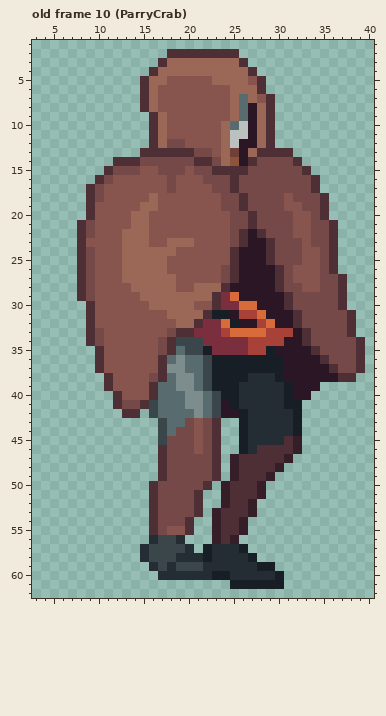
Two versions of one pixel-art file, Personal_Roberto/ASEPRITE/1. Liora/Liora_Cangrejo.aseprite. The first picture shows the starting point.
64x64 pixels, 10 frames. Shown: old frame 10 (ParryCrab): x 3..40, y 1..62. The commit also changed other frames, which this record leaves out.
After the commit:
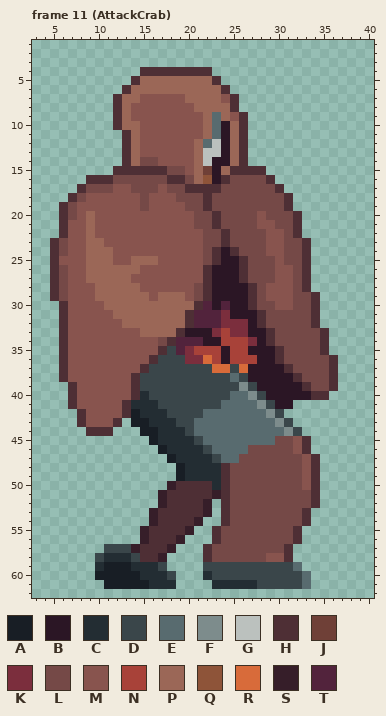
Palette (. is transparent): A #181e25  B #2b1625  C #232d33  D #3a464a  E #586b6f  F #7d8c8c  G #bbc1be  H #4e2f35  J #6f4037  K #7b2e3d  L #754947  M #88544e  N #a84239  P #9b6757  Q #8e5439  R #d86b3a  S #361e29  T #52233c
A new or re-ordered frame is compared with the old frame closest to it.
Message: LioraCrab + Privado Roberto
Edits made:
frames 10 -> 20
--- frame 11 (AttackCrab) is new; against old frame 10 (ParryCrab), layer "Flattened"
@@ x 3..40 @@
  1 ......................................
- 2 ...............HHHHHHHH...............
- 3 ..............HPPPPPPPPH..............
- 4 .............HPPPPPPPPPPH.............
- 5 ............HPPMMMMMPPPPMH............
- 6 ............HPMMMMMMMMPPPH............
- 7 ............HPMMMMMMMMPEPMH...........
- 8 ............HPMMMMMMMMPEBPH...........
- 9 .............HPMMMMMMMPEBPH...........
-10 .............HPMMMMMMPEGBPH...........
-11 .............HPMMMMMMPGGBPH...........
-12 .............HPLLMMMMPGBBPH...........
-13 ............HHHHHHLLMPJBPHHHH.........
-14 .........HHHLLLLLLHHLPQBHLLLLH........
-15 ........HLLLMMLLLMLLHHHHLLLLLLH.......
-16 .......HLMMMMMMLMMMLLLHLLLLLLLLH......
-17 ......HLMMMMMMMLMMMMLLHLLLLLLLLH......
-18 ......HLMMMMMPMMMMMMMLLHLLLLMLLLH.....
-19 ......HMMMMMPPMMMMMMMLLHLLLLMMLLH.....
-20 ......HMMMMPPMMMMMMMMMLLHLLLLMMLH.....
-21 .....HLMMMMPPMMMMMMMMMLLHLLLLMMLLH....
-22 .....HLMMMPPPMMMMMMMMMLHBHLLLMMLLH....
-23 .....HMMMMPPPMMPPPMMMMLHBBHLLLMLLH....
-24 .....HLMMMPPPPPPMMMMMMHBBBHLLLMMLH....
-25 .....HLMMMPPPPPMMMMMMMHBBBHLLLMMLH....
-26 .....HLMMMPPPPPMMMMMMLHBBBBHLMMMLH....
-27 .....HLMMMPPPPPPMMMMMLHBBBBHLMMMLLH...
-28 .....HLMMMMPPPPPMMPPPHBBBBBHLLMMLLH...
-29 .....HLMMMMMPPPPPPPPHKRBBBBBHLLLLLH...
-30 ......HMMMMMMPPPPPMMHKKRRBBBHLLLLLH...
-31 ......HMMMMMMMMPPPPHAABNNRBBBHLLLLLH..
-32 ......HMMMMMMMMMPPHKKRABBNRBBHLLLLLH..
-33 ......HLMMMMMMMLHHKKKNRRRRNNNBHLLLLH..
-34 ......HLMMMMMMLHDDDKKKKKNNNNBBHLLLLLH.
-35 .......HMMMMMMLHEDDAKKKKNNABBBBHLLLLH.
-36 .......HMMMMMMHEFEEDAAAAAAAABBBBHLLLH.
-37 .......HMMMMMMHFFEEDAAAAAAAABBBBBHLLH.
-38 ........HMMMMLHEFFEDAAAACCCABBBBBBHH..
-39 ........HMMMMHEEFFEDAAACCCCCABBB......
-40 .........HMMMHEEEFFEDAACCCCCABB.......
-41 .........HLLHDEEEFFEDBACCCCCAA........
-42 ..........HH.DEEEEFEDBBACCCCCA........
-43 ..............DEELMLH..ACCCCCA........
-44 ..............DELLMLH..ACCCCCA........
-45 ..............DLLLMLH..ACCCCHS........
-46 ..............HLLLMLH..ACHHHHS........
-47 ..............HLLLLLH.SHHHHHS.........
-48 ..............HLLLLLH.SHHHHS..........
-49 ..............HLLLLLH.SHHHS...........
-50 .............HLLLLLH.SHHHS............
-51 .............HLLLLH..SHHHS............
-52 .............HLLLLH..SHHS.............
-53 .............HLLLLH.SHHHS.............
-54 .............HLLLH..SHHS..............
-55 .............HLMMH..SHHS..............
-56 .............CDDC...SHS...............
-57 ............CDDDDC.ACCCA..............
-58 ............CDDDCCCACCCCA.............
-59 .............CDCDDDCCCCCCAA...........
-60 ..............CCCCCCAACCCCCA..........
-61 ......................AAAAAA..........
+ 2 ......................................
+ 3 ......................................
+ 4 ............HHHHHHHH..................
+ 5 ...........HPPPPPPPPH.................
+ 6 ..........HPPPPPPPPPPH................
+ 7 .........HPPMMMMMPPPPMH...............
+ 8 .........HPMMMMMMMPPPPH...............
+ 9 .........HPMMMMMMMMPEPMH..............
+10 .........HPPMMMMMMMPEBPH..............
+11 ..........HPMMMMMMMPEBPH..............
+12 ..........HPMMMMMMPEGBPH..............
+13 ..........HPMMMMMMPGGBPH..............
+14 ..........HPLLMMMMPGBBPH..............
+15 .........HHHHHHLLMPJBPHHHH............
+16 ......HHHLLLLLLHHLPQBHLLLLH...........
+17 .....HLLLMMLLLMLLHHHHLLLLLLH..........
+18 ....HLMMMMMMLMMMLLLHLLLLLLLLH.........
+19 ...HLMMMMMMMLMMMMLLHLLLLLLLLH.........
+20 ...HLMPMMMMMMMMMMMLLHLLLLMLLLH........
+21 ...HMMPMMMMMMMMMMMLLHLLLLMMLLH........
+22 ...HMMPMMMMMMMMMMMMLLHLLLLMMLH........
+23 ..HLMMPPMMMMMMMMMMMLLHLLLLMMLLH.......
+24 ..HLMMPPPMMMMMMMMMMLHBHLLLMMLLH.......
+25 ..HMMMPPPMMPPPMMMMMLHBBHLLLMLLH.......
+26 ..HLMMPPPPPPMMMMMMMHBBBHLLLMMLH.......
+27 ..HLMMPPPPPMMMMMMMMHBBBHLLLMMLH.......
+28 ..HLMMMPPPPPMMMMMMLHBBBBHLMMMLH.......
+29 ..HLMMMPPPPPPMPPPMLHBBBBHLMMMLLH......
+30 ...HMMMMPPPPPPPPPPHTBTBBHLLMMLLH......
+31 ...HMMMMMPPPPPPPPHTTTKBBBHLLLLLH......
+32 ...HMMMMMMPPPPPPPHTTTKKKBHLLLLLH......
+33 ...HMMMMMMMMPPPPHBBBKNKKBBHLLLLLH.....
+34 ...HMMMMMMMMMMLHTTTBBNNNKBHLLLLLH.....
+35 ...HMMMMMMMMMMHDTKNNNBNNBBBHLLLLH.....
+36 ...HMMMMMMMMMHDDDKKRNBNNNBBHLLLLLH....
+37 ...HMMMMMMMMHDDDDDDDRRDRBBBBHLLLLH....
+38 ...HMMMMMMMHDDDDDDDDDDEDBBBBBHLLLH....
+39 ....HMMMMMMHDDDDDDDDDDDFDBBBBBHLLH....
+40 ....HMMMMMMHCDDDDDDDDDEEFDBBBBBHH.....
+41 ....HMMMMMHCCCDDDDDDDEEEEFDBB.........
+42 .....HMMMMHACCCDDDDEEEEEEEFD..........
+43 .....HMMMH.AACCCDDEEEEEEEEEFD.........
+44 ......HHH...AACCCDEEEEEEEEEEFD........
+45 .............ACCCCDEEEEEEEELLMH.......
+46 ..............ACCCCDEEEELLLLLMH.......
+47 ...............ACCCCDEELLLLLLLMH......
+48 ................ACCCCHLLLLLLLLMH......
+49 ................ACCCCHLLLLLLLLMH......
+50 ...............SHHHHCHLLLLLLLLMH......
+51 ..............SHHHHHSHLLLLLLLLLH......
+52 ..............SHHHHS.HLLLLLLLLLH......
+53 .............SHHHHHS.HLLLLLLLLH.......
+54 .............SHHHHS..HLLLLLLLLH.......
+55 ............SHHHHS..HLLLLLLLLH........
+56 ............SHHHS...HLLLLLLLLH........
+57 ........DDDSHHHS...HLLLLLLLLH.........
+58 .......DCCCDHHS....HLLLLLLMMH.........
+59 .......CAAACCCD....DDDDDDDDDDE........
+60 .......AAAAACCCD...CDDDDDDDDDDE.......
+61 ........AAAAACCC....CCCCCDDDDDE.......
 62 ......................................
Pixel boxes of the changes (left, top, right, bottom) in both pictures:
changed: (50, 49, 365, 589)
